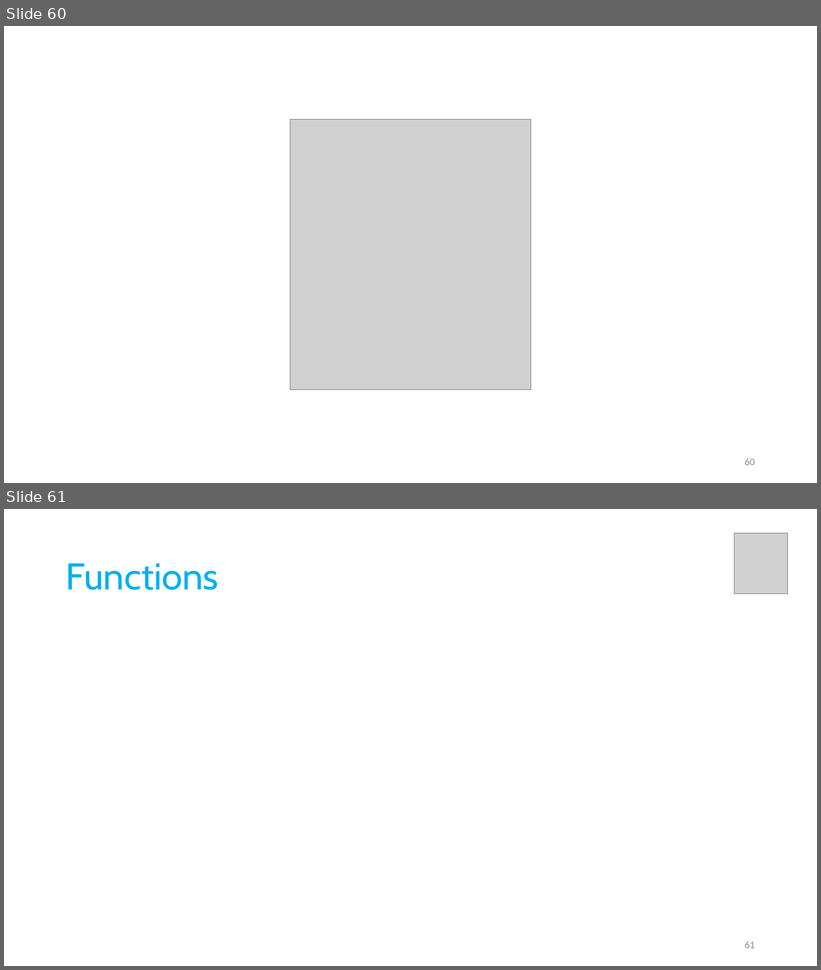
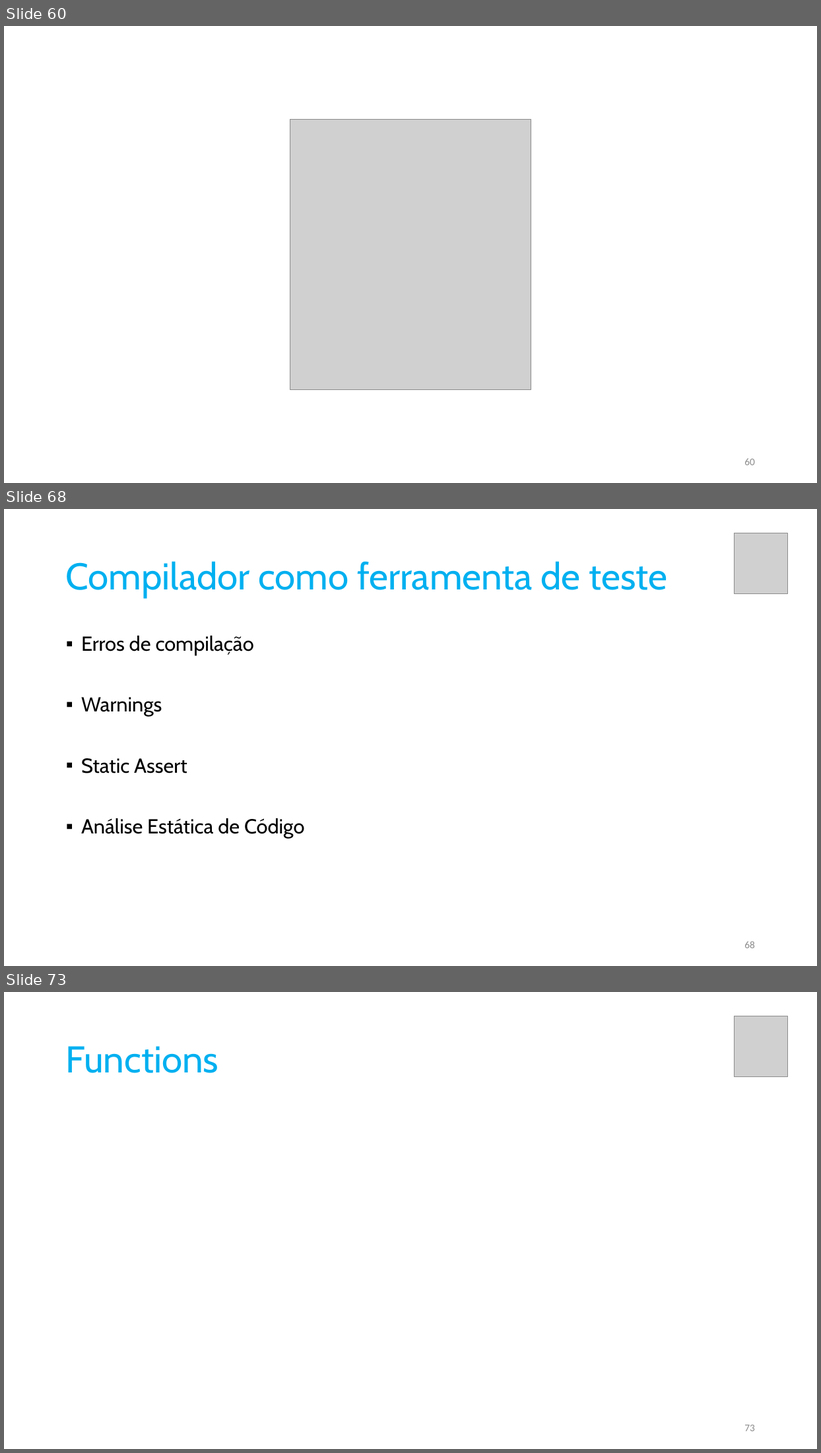
Before and after one commit to pfaco/ees_cpp, a slide deck: slides/C++.pptx. Shown one above the other, each under a label of ours: slides 60 and 61 before the commit, slides 60, 68 and 73 after it; the slides between them are not shown. The pictures are 821x970 and 821x1453 pixels, drawn with LibreOffice and Linux fonts; fonts in the diff are those of the drawing; grey boxes stand for pictures. Boxes give left, top, right and bottom in pixels: in the first picture for what was removed or moved away, otherwise in the second. Text is boxed around its words. In the diff, an @@ line names an element or a change of style, - is before the commit and + after.

```diff
--- a/slides/C++.pptx
+++ b/slides/C++.pptx
@@ slide 68 added at (4, 509, 817, 966), background #FFFFFF @@
@@ picture added at (735, 533, 789, 593) @@
@@ title added at (66, 561, 667, 598), 44 pt, text #00B0F0 @@
+Compilador como ferramenta de teste
@@ text added at (81, 636, 304, 838), 24 pt, text #000000 @@
+▪ Erros de compilação
+▪ Warnings
+▪ Static Assert
+▪ Análise Estática de Código
@@ page number added at (745, 941, 755, 949), 12 pt, text #8C8C8C @@
+68
@@ what was slide 61 is now slide 73 @@
@@ page number at (745, 1425, 755, 1432): text changed @@
-61
+73
```
Also in this commit, not shown: 11 other slides added, 1 other file.
